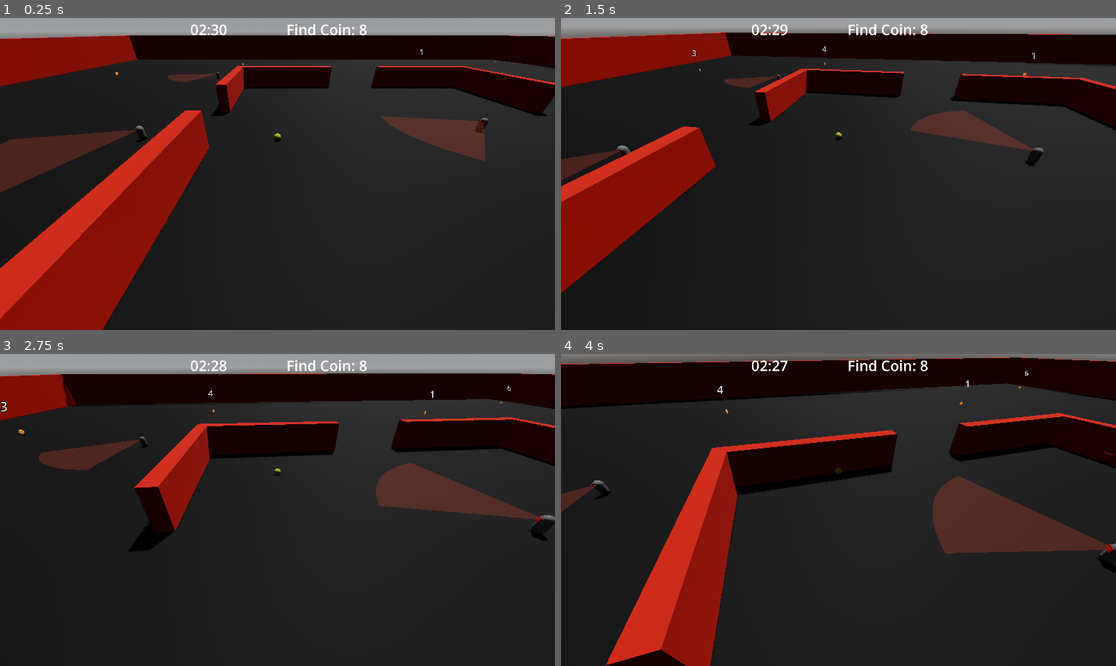
Above: before the commit, frames 1-4 (two rows, left to right).
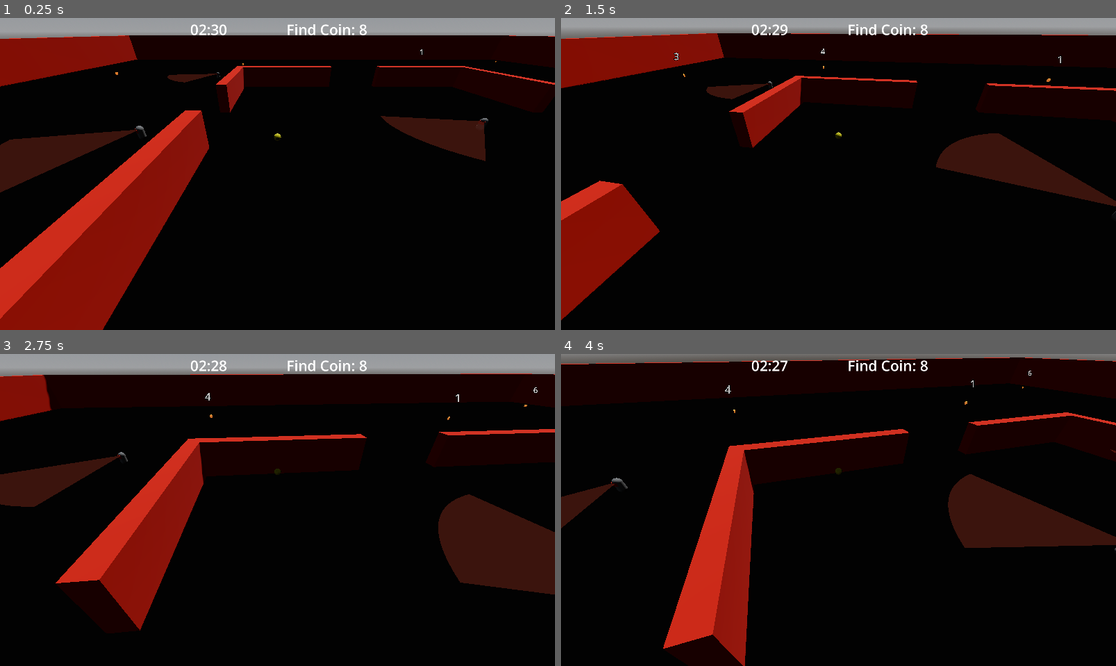
Above: after the commit, the same moments.

Repository: cliff-lilly-jean/pacman-stealth-game
Game: Godot game, scene res://entities/world/world.tscn
Same seed, same stepped clock (60 frames per second), same inputs: the game is played once before the commit and once after it.
Inputs (mouse positions are in pixels of both pictures, inside the frame that each line leads up to):
- Up to frame 1 (0.25 s): no input
- Up to frame 2 (1.5 s): move the mouse to (866, 174) at 0.52 s; hold Shift (dash) 0.53-1.28 s; hold W (move_forward) from 0.53 s (still down); tap Ctrl (sprint) at 0.8, 1.35 s; move the mouse to (810, 174) at 1.27 s
- Up to frame 3 (2.75 s): keep holding W (move_forward); tap Shift (dash) at 1.55 s; move the mouse to (288, 503) at 2.02 s; hold Shift (dash) from 2.03 s (still down); tap Ctrl (sprint) at 2.3 s
- Up to frame 4 (4 s): keep holding W (move_forward); move the mouse to (832, 516) at 2.77 s; release Shift (dash) at 2.78 s; tap Ctrl (sprint) at 2.85, 3.8 s; tap Shift (dash) at 3.05 s; move the mouse to (877, 513) at 3.52 s; hold Shift (dash) from 3.53 s (still down)

The runs differ from the first frame. In frame 1, 59% of the frame differs, in the area x 0-100%, y 13-100%; in frame 2, 61%; in frame 3, 67%; in frame 4, 69%, in the area x 0-100%, y 1-100%.

Commit message:
Add state machine and player movement states
Introduce a simple State/StateMachine system and migrate player movement into discrete states. Added State and StateMachine scripts, plus PlayerMove, PlayerSprint, and PlayerDash state scripts and UIDs. Player.tscn now contains a StateMachine node wired to those states. Refactored player.gd to remove inline move/sprint logic, add rotate_facing_direction, and call dash/physics from states. Tuned player movement parameters in player.tscn. Also: moved autoload event_bus into globals/, removed obsolete ghost detection handlers, minor detection_area whitespace fix, adjusted Level01 material/shading and Ground collision_mask, and cleaned an unused ground onready in game_manager.gd.

Diff:
--- a/entities/Levels/level_01.tscn
+++ b/entities/Levels/level_01.tscn
@@ -11,8 +11,8 @@
 size = Vector3(200, 0, 200)
 
 [sub_resource type="StandardMaterial3D" id="StandardMaterial3D_02w2w"]
+shading_mode = 0
 albedo_color = Color(0.038397167, 0.038397167, 0.03839716, 1)
-roughness = 0.77
 
 [node name="Level01" unique_id=1616793269 instance=ExtResource("1_bdkmc")]
 
@@ -97,7 +97,7 @@
 [node name="Ground" type="StaticBody3D" parent="." index="4" unique_id=656416315]
 transform = Transform3D(1, 0, 0, 0, 1, 0, 0, 0, 1, 0, 1, 0)
 collision_layer = 8
-collision_mask = 7
+collision_mask = 55
 
 [node name="CollisionShape3D" type="CollisionShape3D" parent="Ground" index="0" unique_id=797861436]
 shape = SubResource("BoxShape3D_5uh88")
--- a/entities/enemies/ghosts/ghost.gd
+++ b/entities/enemies/ghosts/ghost.gd
@@ -71,21 +71,3 @@
 		),
 		look_rotation_speed * delta
 	)
-
-func _on_look_direction_target_found(target_position: Vector3) -> void:
-	print("Found the target ", target_position)
-
-
-func _on_detection_area_body_entered(body: Node3D) -> void:
-	if body is Player:
-		## Gets the position of the player
-		var direction = global_position.direction_to(body.global_position)
-
-		## Determies if the player is infront of or behind the ghost
-		var facing = global_transform.basis.tdotz(direction)
-		var fov = cos(rad_to_deg(detection_area.fov_width / 2)) ## divide by 2 to represent the two sides of the viewing angle on the z axes, left and right
-
-		if facing < fov:
-			print("coming from behind, I cant see you")
-		else:
-			print("Coming from the front, I see you!")
--- a/entities/managers/game_manager.gd
+++ b/entities/managers/game_manager.gd
@@ -1,7 +1,6 @@
 extends Node
 
 @onready var player = %Player
-#@onready var ground: Ground = %Ground
 @onready var coin_manager: CoinManager = %CoinManager
 @onready var next_coin: NextCoinLabel = %NextCoinLabel
 @onready var game_time: GameTime = %GameTimeLabel
--- a/entities/player/player.gd
+++ b/entities/player/player.gd
@@ -13,9 +13,13 @@
 @export_group("Dash")
 @export var dash_speed: float
 @export var dash_acceleration: float
+@export var dash_deceleration: float
 
 @export_group("Gravity")
 @export var gravity: float
+
+@export_group("Misc")
+@export var facing_rotation_speed: float
 
 @onready var stamina_component: StaminaComponent = $StaminaComponent
 
@@ -25,8 +29,8 @@
 func _physics_process(delta: float) -> void:
 	input_direction = Input.get_vector("move_left","move_right","move_forward","move_backward")
 
-	move(input_direction, delta)
-	sprint(input_direction, delta)
+	rotate_facing_direction(delta)
+
 	dash(input_direction, delta)
 	apply_gravity(delta)
 
@@ -36,33 +40,6 @@
 	if not is_on_floor():
 		velocity.y -= gravity * delta
 
-func move(input: Vector2, delta: float) -> void:
-	var direction: Vector3 = Vector3(input.x, 0, input.y).normalized()
-	var move_velocity: Vector3  = get_desired_velocity(direction, move_speed)
-
-	if input.length() > 0.1:
-		var target_angle: float = atan2(move_velocity.x, move_velocity.z)
-		mesh.global_rotation.y = lerp_angle(mesh.global_rotation.y, target_angle, 10 * delta)
-
-	if input.length() >= 0.1:
-		velocity.x = move_toward(velocity.x, move_velocity.x,  acceleration * delta)
-		velocity.z = move_toward(velocity.z, move_velocity.z, acceleration * delta)
-	else:
-		velocity.x = move_toward(velocity.x, 0, deceleration * delta)
-		velocity.z = move_toward(velocity.z, 0, deceleration * delta)
-
-func sprint(input: Vector2, delta: float) -> void:
-	if Input.is_action_pressed("sprint"):
-
-		var sprint_direction: Vector3 = Vector3(input.x, 0, input.y).normalized()
-		var sprint_velocity: Vector3 = get_desired_velocity(sprint_direction, sprint_speed)
-
-		velocity.x = move_toward(velocity.x, sprint_velocity.x,  sprint_acceleration * delta)
-		velocity.z = move_toward(velocity.z, sprint_velocity.z , sprint_acceleration * delta)
-
-	if Input.is_action_just_released("sprint"):
-		velocity.x = move_toward(velocity.x, 0, sprint_deceleration * delta)
-		velocity.z = move_toward(velocity.z, 0, sprint_deceleration * delta)
 
 func dash(input: Vector2, delta: float) -> void:
 	if Input.is_action_just_pressed("dash"):
@@ -75,3 +52,8 @@
 
 func get_desired_velocity(direction: Vector3, speed: float) -> Vector3:
 	return transform.basis * direction * speed
+
+func rotate_facing_direction(delta: float) -> void:
+	if input_direction.length() > 0.1:
+		var target_angle: float = atan2(velocity.x, velocity.z)
+		mesh.global_rotation.y = lerp_angle(mesh.global_rotation.y, target_angle, facing_rotation_speed * delta)
--- a/entities/player/player.tscn
+++ b/entities/player/player.tscn
@@ -4,6 +4,10 @@
 [ext_resource type="PackedScene" uid="uid://5dv2dht0iynn" path="res://entities/camera_controller/camera_controller.tscn" id="2_5gtgg"]
 [ext_resource type="Script" uid="uid://c7kj5fndyb6dx" path="res://components/stamina/stamina_component.gd" id="3_5sj0x"]
 [ext_resource type="AudioStream" uid="uid://dkg0tw4denyfs" path="res://assets/audio/sfx/jumping.mp3" id="4_nh4ur"]
+[ext_resource type="Script" uid="uid://qxf0qcbgu22s" path="res://globals/state_machine/state_machine.gd" id="5_fkugw"]
+[ext_resource type="Script" uid="uid://dh6switaklx1f" path="res://entities/player/states/player_move.gd" id="6_8fjmc"]
+[ext_resource type="Script" uid="uid://54rte24utaje" path="res://entities/player/states/player_sprint.gd" id="7_qiwj3"]
+[ext_resource type="Script" uid="uid://da8tlbreg5xrv" path="res://entities/player/states/player_dash.gd" id="8_26q78"]
 
 [sub_resource type="SphereShape3D" id="SphereShape3D_x7p2l"]
 margin = 0.5
@@ -22,15 +26,17 @@
 [node name="Player" type="CharacterBody3D" unique_id=573448500 node_paths=PackedStringArray("mesh")]
 collision_mask = 30
 script = ExtResource("1_8afob")
-move_speed = 10.0
+move_speed = 15.0
 acceleration = 35.0
-deceleration = 40.0
+deceleration = 70.0
 sprint_speed = 35.0
-sprint_acceleration = 65.0
-sprint_deceleration = 800.0
-dash_speed = 125.0
-dash_acceleration = 900.0
+sprint_acceleration = 500.0
+sprint_deceleration = 10.0
+dash_speed = 50.0
+dash_acceleration = 600.0
+dash_deceleration = 20.0
 gravity = 100.0
+facing_rotation_speed = 15.0
 mesh = NodePath("MeshInstance3D")
 
 [node name="CollisionShape3D" type="CollisionShape3D" parent="." unique_id=1748136380]
@@ -64,3 +70,23 @@
 [node name="JumpSFX" type="AudioStreamPlayer" parent="SFX" unique_id=822254158]
 stream = ExtResource("4_nh4ur")
 volume_db = -15.509
+
+[node name="StateMachine" type="Node" parent="." unique_id=1765915421 node_paths=PackedStringArray("initial_state")]
+script = ExtResource("5_fkugw")
+initial_state = NodePath("PlayerMove")
+metadata/_custom_type_script = "uid://qxf0qcbgu22s"
+
+[node name="PlayerMove" type="Node" parent="StateMachine" unique_id=543147224 node_paths=PackedStringArray("player")]
+script = ExtResource("6_8fjmc")
+player = NodePath("../..")
+metadata/_custom_type_script = "uid://dh6switaklx1f"
+
+[node name="PlayerSprint" type="Node" parent="StateMachine" unique_id=388236363 node_paths=PackedStringArray("player")]
+script = ExtResource("7_qiwj3")
+player = NodePath("../..")
+metadata/_custom_type_script = "uid://54rte24utaje"
+
+[node name="PlayerDash" type="Node" parent="StateMachine" unique_id=13972831 node_paths=PackedStringArray("player")]
+script = ExtResource("8_26q78")
+player = NodePath("../..")
+metadata/_custom_type_script = "uid://da8tlbreg5xrv"
--- /dev/null
+++ b/entities/player/states/player_dash.gd
@@ -0,0 +1,20 @@
+extends State
+class_name PlayerDash
+
+@export var player: Player
+
+func enter() -> void:
+	print("Dashed")
+	var dash_direction: Vector3 = Vector3(player.input_direction.x, 0, player.input_direction.y)
+	var dash_velocity: Vector3 = player.get_desired_velocity(dash_direction, player.dash_speed)
+
+	player.velocity.x = move_toward(player.velocity.x, dash_velocity.x, player.dash_acceleration)
+	player.velocity.z = move_toward(player.velocity.z, dash_velocity.z, player.dash_acceleration)
+
+func physics_update(delta: float) -> void:
+	change_state.emit(self, 'playermove')
+
+
+func exit() -> void:
+	player.velocity.x = move_toward(player.velocity.x, 0, player.dash_deceleration)
+	player.velocity.z = move_toward(player.velocity.z, 0, player.dash_deceleration)
--- /dev/null
+++ b/entities/player/states/player_move.gd
@@ -0,0 +1,21 @@
+extends State
+class_name PlayerMove
+
+@export var player: Player
+
+func physics_update(delta: float) -> void:
+	var direction: Vector3 = Vector3(player.input_direction.x, 0, player.input_direction.y).normalized()
+	var move_velocity: Vector3  = player.get_desired_velocity(direction, player.move_speed)
+
+	if player.input_direction.length() >= 0.1:
+		player.velocity.x = move_toward(player.velocity.x, move_velocity.x,  player.acceleration * delta)
+		player.velocity.z = move_toward(player.velocity.z, move_velocity.z, player.acceleration * delta)
+	else:
+		player.velocity.x = move_toward(player.velocity.x, 0, player.deceleration * delta)
+		player.velocity.z = move_toward(player.velocity.z, 0, player.deceleration * delta)
+
+func handle_input(event: InputEvent) -> void:
+	if Input.is_action_pressed("sprint"):
+		change_state.emit(self, 'playersprint')
+	if Input.is_action_just_pressed("dash"):
+		change_state.emit(self, 'playerdash')
--- /dev/null
+++ b/entities/player/states/player_sprint.gd
@@ -0,0 +1,25 @@
+extends State
+class_name PlayerSprint
+
+@export var player: Player
+
+func physics_update(delta: float) -> void:
+	if Input.is_action_pressed("sprint"):
+
+		var sprint_direction: Vector3 = Vector3(player.input_direction.x, 0, player.input_direction.y).normalized()
+		var sprint_velocity: Vector3 = player.get_desired_velocity(sprint_direction, player.sprint_speed)
+
+		player.velocity.x = move_toward(player.velocity.x, sprint_velocity.x,  player.sprint_acceleration)
+		player.velocity.z = move_toward(player.velocity.z, sprint_velocity.z , player.sprint_acceleration)
+
+		print("Sprinting")
+	else:
+		change_state.emit(self, 'playermove')
+
+func exit() -> void:
+		player.velocity.x = move_toward(player.velocity.x, 0, player.sprint_deceleration)
+		player.velocity.z = move_toward(player.velocity.z, 0, player.sprint_deceleration)
+
+func handle_input(event: InputEvent) -> void:
+	if Input.is_action_pressed("dash"):
+		change_state.emit(self, 'playerdash')
--- /dev/null
+++ b/globals/state_machine/state.gd
@@ -0,0 +1,19 @@
+extends Node
+class_name	State
+
+signal change_state(active_state: State, new_state: String)
+
+func enter() -> void:
+	pass
+
+func exit() -> void:
+	pass
+
+func update(delta: float) -> void:
+	pass
+
+func physics_update(delta: float) -> void:
+	pass
+
+func handle_input(event: InputEvent) -> void:
+	pass
--- /dev/null
+++ b/globals/state_machine/state_machine.gd
@@ -0,0 +1,43 @@
+extends Node
+class_name StateMachine
+
+@export var initial_state: State
+var current_state: State
+var states: Dictionary = {}
+
+
+func _ready() -> void:
+	for child in get_children():
+		if child is State:
+			states[child.name.to_lower()] = child
+			child.change_state.connect(on_change_state)
+
+
+	if initial_state:
+		initial_state.enter()
+		current_state = initial_state
+
+func _process(delta: float) -> void:
+	if current_state:
+		current_state.update(delta)
+
+
+func _physics_process(delta: float) -> void:
+	if current_state:
+		current_state.physics_update(delta)
+
+func _input(event: InputEvent) -> void:
+	if current_state:
+		current_state.handle_input(event)
+
+func on_change_state(old_state: State, new_state: String) -> void:
+	if current_state != old_state:
+		return
+
+	if current_state:
+		current_state.exit()
+
+	current_state = states.get(new_state.to_lower())
+
+	if current_state:
+		current_state.enter()
Not shown, added: entities/player/states/player_dash.gd.uid
Not shown, added: entities/player/states/player_move.gd.uid
Not shown, added: entities/player/states/player_sprint.gd.uid
Renamed: autoloads/event_bus.gd -> globals/event_bus.gd
Renamed: autoloads/event_bus.gd.uid -> globals/event_bus.gd.uid
Not shown, added: globals/state_machine/state.gd.uid
Not shown, added: globals/state_machine/state_machine.gd.uid
